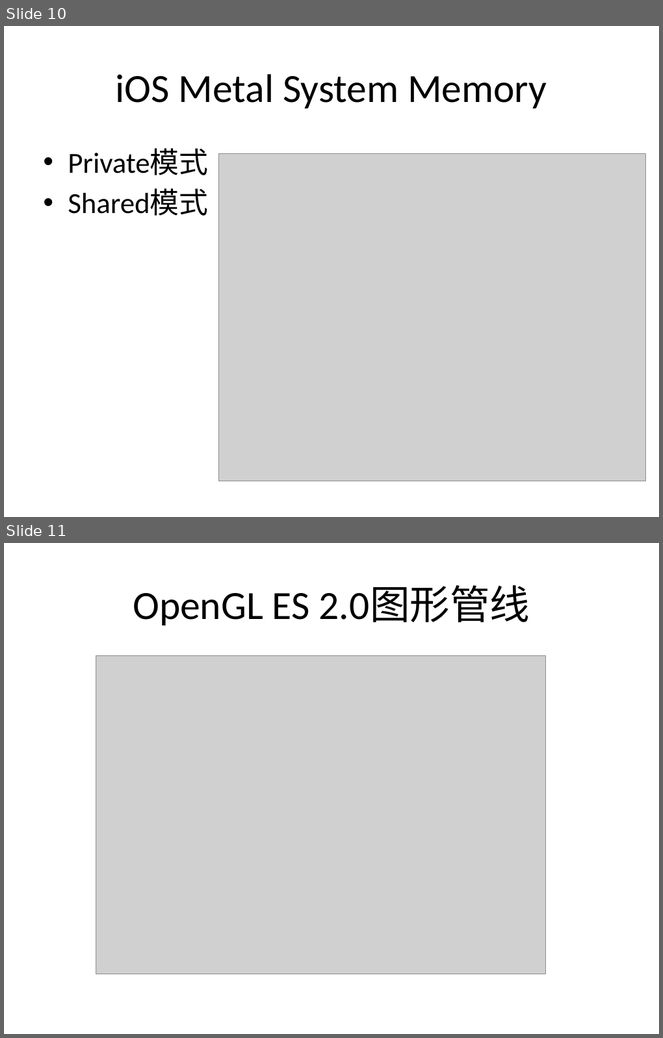
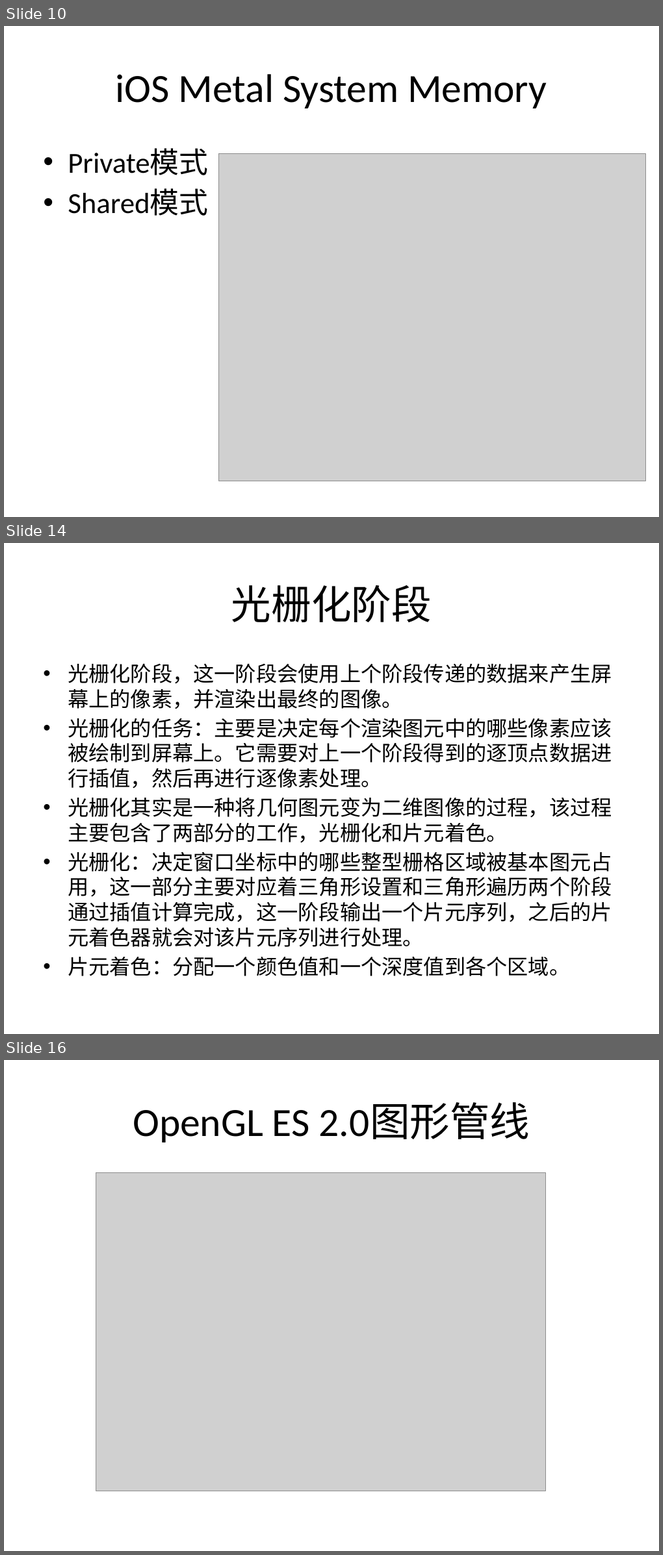
Before and after one commit to eangulee/UnityPerformanceOptimization, a slide deck: GPU Render Pipepline.pptx. Shown one above the other, each under a label of ours: slides 10 and 11 before the commit, slides 10, 14 and 16 after it; the slides between them are not shown. The pictures are 663x1038 and 663x1555 pixels, drawn with LibreOffice and Linux fonts; fonts in the diff are those of the drawing; grey boxes stand for pictures. Boxes give left, top, right and bottom in pixels: in the first picture for what was removed or moved away, otherwise in the second. Text is boxed around its words. In the diff, an @@ line names an element or a change of style, - is before the commit and + after.

Commit message:
新增渲染管线流程文字描述

```diff
--- a/GPU Render Pipepline.pptx
+++ b/GPU Render Pipepline.pptx
@@ slide 14 added at (4,543,659,1034), background #FFFFFF @@
@@ title added at (232,585,432,622), 44 pt, text #000000 @@
+光栅化阶段
@@ text added at (68,664,612,977), 23 pt, text #000000 @@
+• 光栅化阶段，这一阶段会使用上个阶段传递的数据来产生屏幕上的像素，并渲染出最终的图像。
+• 光栅化的任务：主要是决定每个渲染图元中的哪些像素应该被绘制到屏幕上。它需要对上一个阶段得到的逐顶点数据进行插值，然后再进行逐像素处理。
+• 光栅化其实是一种将几何图元变为二维图像的过程，该过程主要包含了两部分的工作，光栅化和片元着色。
+• 光栅化：决定窗口坐标中的哪些整型栅格区域被基本图元占用，这一部分主要对应着三角形设置和三角形遍历两个阶段通过插值计算完成，这一阶段输出一个片元序列，之后的片元着色器就会对该片元序列进行处理。
+• 片元着色：分配一个颜色值和一个深度值到各个区域。
@@ what was slide 11 is now slide 16 @@
```
Also in this commit, not shown: 4 slides changed, 4 other slides added.
